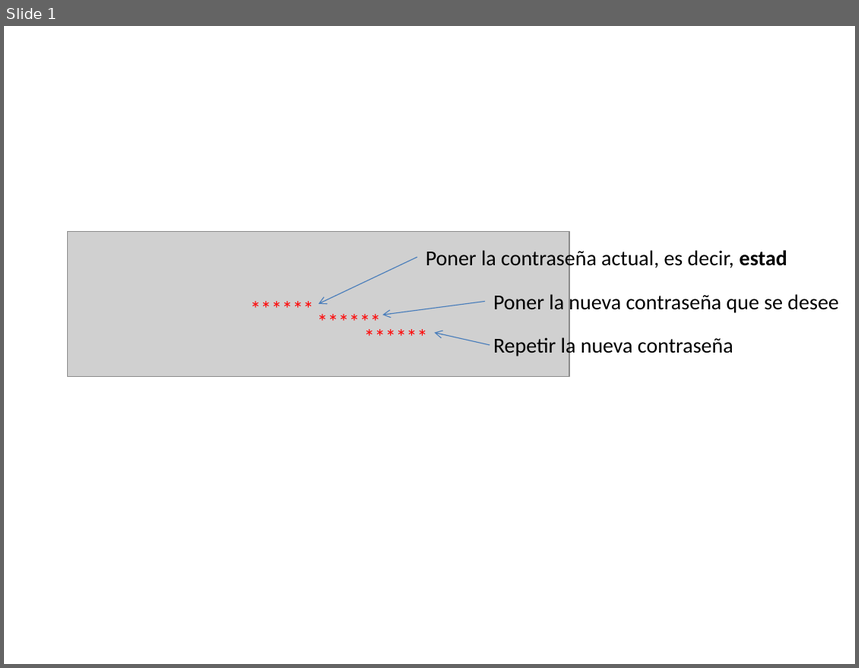
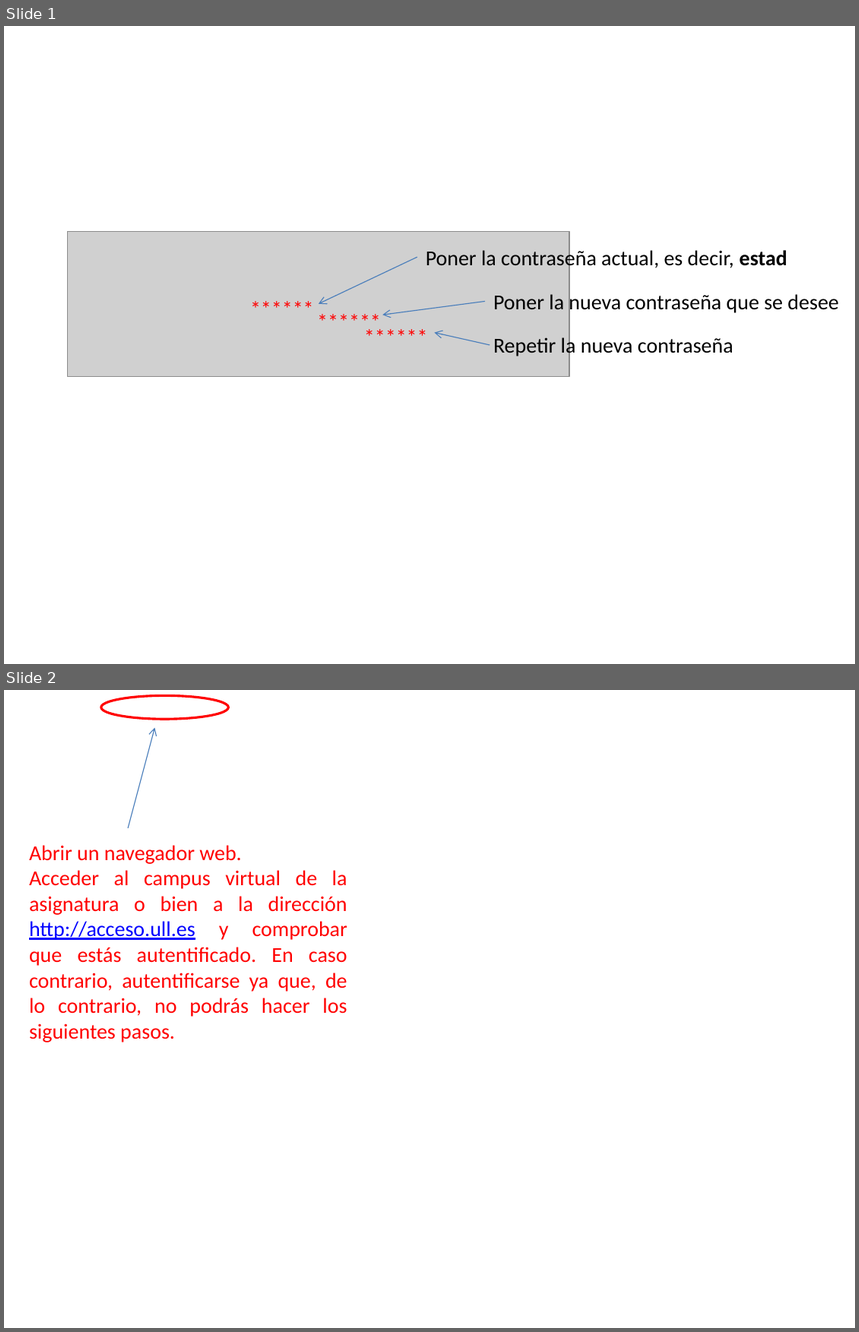
Before and after one commit to ULL-STAT/R_practicas_inferencia, a slide deck: images/Presentación1.pptx. Shown one above the other, each under a label of ours: slide 1 before the commit, slides 1 and 2 after it. The pictures are 859x668 and 859x1332 pixels, drawn with LibreOffice and Linux fonts; fonts in the diff are those of the drawing; grey boxes stand for pictures; background and template pictures are left out. Boxes give left, top, right and bottom in pixels: in the first picture for what was removed or moved away, otherwise in the second. Text is boxed around its words. In the diff, an @@ line names an element or a change of style, - is before the commit and + after.

```diff
--- a/images/Presentación1.pptx
+++ b/images/Presentación1.pptx
@@ slide 2 added at (4, 690, 855, 1328), background picture (left out) @@
@@ ellipse added at (101, 696, 229, 720), outline #FF0000 2 pt @@
@@ arrow added from (129, 828) to (154, 727), #4B7EBC 0.75 pt @@
@@ text added at (29, 845, 348, 1043), 18 pt, text #FF0000 @@
+Abrir un navegador web.
+Acceder al campus virtual de la asignatura o bien a la dirección http://acceso.ull.es y comprobar que estás autentificado. En caso contrario, autentificarse ya que, de lo contrario, no podrás hacer los siguientes pasos.
```
Also in this commit, not shown: 5 other slides added, 13 other files.
